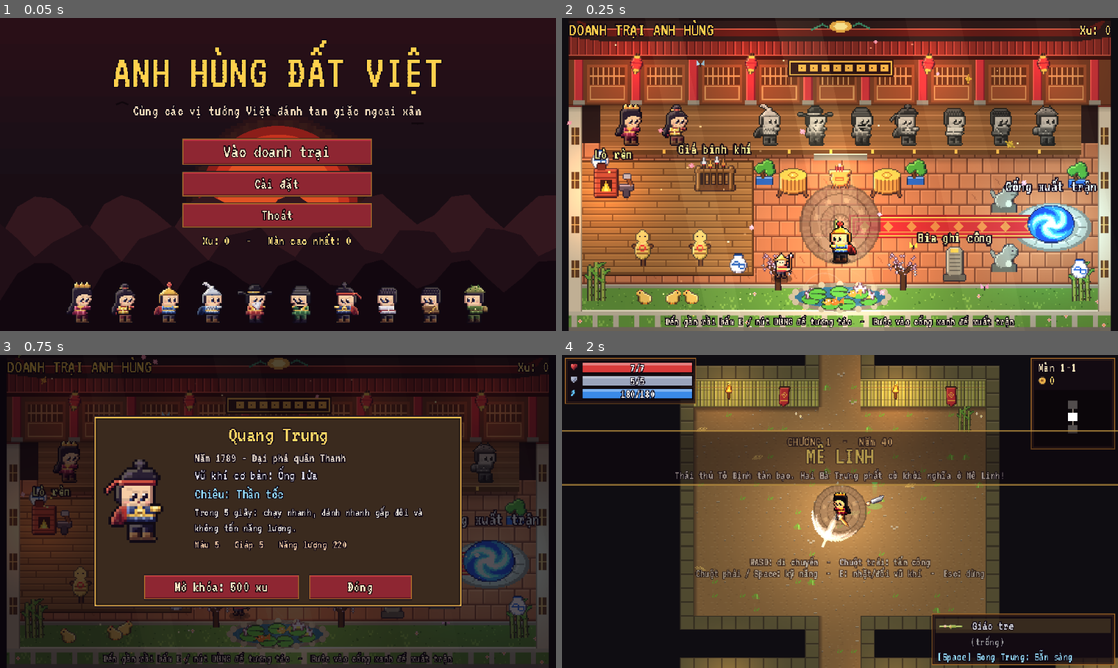
Above: before the commit, frames 1-4 (two rows, left to right).
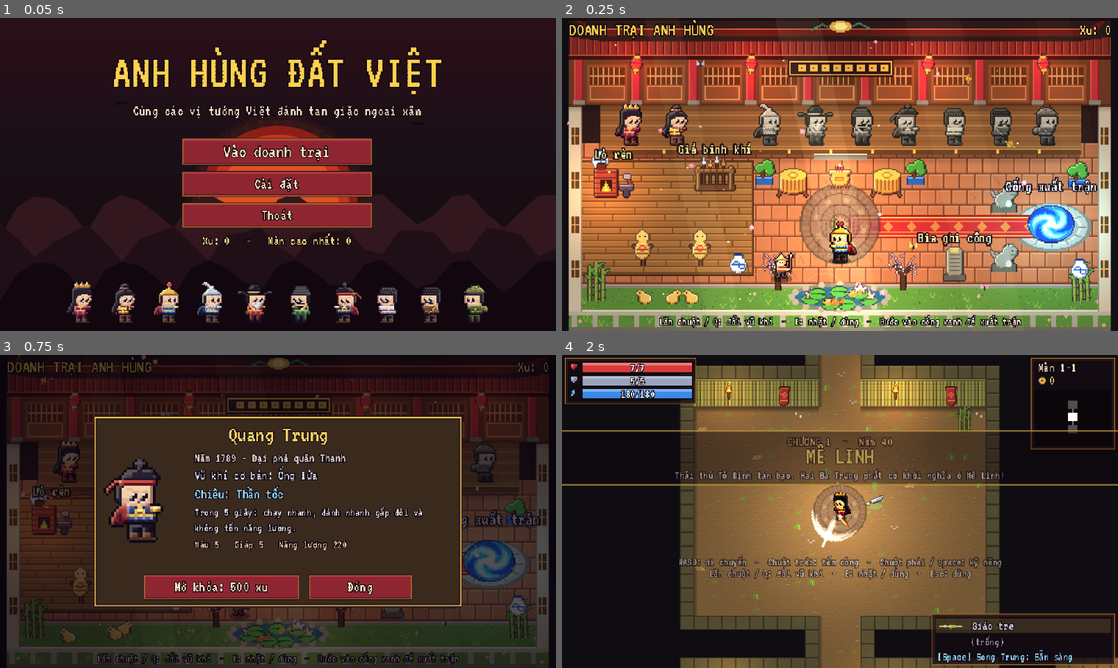
Above: after the commit, the same moments.

Repository: Anhle26-per/anh-hung-dat-viet
Game: Godot game, scene res://tests/smoke_test.tscn
Two runs of this game, one before a commit and one after it. Both use one fixed random seed, a clock stepped at 60 frames per second and the inputs below. This scene is started directly instead of the project's main scene.
Inputs (mouse positions are in pixels of both pictures, inside the frame that each line leads up to):
- Up to frame 1 (0.05 s): no input
- Up to frame 2 (0.25 s): no input
- Up to frame 3 (0.75 s): tap Enter at 0.5 s; move the mouse to (400, 495) at 0.52 s; hold D (move_right) from 0.53 s (still down); hold J (attack) from 0.53 s (still down); click (400, 495) at 0.67 s
- Up to frame 4 (2 s): tap E (swap, bound only before the commit) at 0.8 s; release D (move_right) at 1.25 s; release J (attack) at 1.25 s; drag from (728, 527) to (812, 574) at 1.27 s

Frame 1 is identical in both runs. In frame 2, 1.4% of the frame differs, in the area x 17-83%, y 94-99%; in frame 3, 1.0%; in frame 4, 2.1%, in the area x 21-79%, y 64-72%.

Commit message:
G17: đổi vũ khí bằng lăn chuột

Diff:
--- a/scripts/autoload/global.gd
+++ b/scripts/autoload/global.gd
@@ -569,7 +569,10 @@
 	_add_mouse("attack", MOUSE_BUTTON_LEFT)
 	_add_keys("skill", [KEY_SPACE, KEY_K])
 	_add_mouse("skill", MOUSE_BUTTON_RIGHT)
-	_add_keys("swap", [KEY_E, KEY_Q])
+	_add_keys("swap_weapon", [KEY_Q])
+	_add_mouse("swap_weapon", MOUSE_BUTTON_WHEEL_UP)
+	_add_mouse("swap_weapon", MOUSE_BUTTON_WHEEL_DOWN)
+	_add_keys("interact", [KEY_E])
 	_add_keys("pause", [KEY_ESCAPE, KEY_P])
 	# Tay cầm (để sau này bán trên Steam)
 	_add_axis("move_left", JOY_AXIS_LEFT_X, -1.0)
@@ -579,7 +582,8 @@
 	_add_pad("attack", JOY_BUTTON_A)
 	_add_axis("attack", JOY_AXIS_TRIGGER_RIGHT, 1.0)
 	_add_pad("skill", JOY_BUTTON_B)
-	_add_pad("swap", JOY_BUTTON_Y)
+	_add_pad("swap_weapon", JOY_BUTTON_LEFT_SHOULDER)
+	_add_pad("interact", JOY_BUTTON_Y)
 	_add_pad("pause", JOY_BUTTON_START)
 
 
--- a/scripts/entities/player.gd
+++ b/scripts/entities/player.gd
@@ -171,6 +171,10 @@
 	return WeaponData.get_data(weapons[slot])
 
 
+const SWAP_COOLDOWN := 0.15
+var _swap_cd := 0.0
+
+
 func _refresh_weapon_sprite() -> void:
 	var id: String = weapons[slot]
 	if id == "":
@@ -187,6 +191,7 @@
 	_fire_timer -= delta
 	_invuln -= delta
 	_msg_cd -= delta
+	_swap_cd = maxf(_swap_cd - delta, 0.0)
 	skill_timer = maxf(skill_timer - delta, 0.0)
 	buff_timer = maxf(buff_timer - delta, 0.0)
 	twin_timer = maxf(twin_timer - delta, 0.0)
@@ -230,9 +235,20 @@
 
 	if nearby_pickup != null and not is_instance_valid(nearby_pickup):
 		nearby_pickup = null
-	if Input.is_action_just_pressed("swap") or Global.touch_swap:
+	if Global.touch_swap:
 		Global.touch_swap = false
 		_swap_or_pickup()
+
+
+func _unhandled_input(event: InputEvent) -> void:
+	if dead or get_tree().paused or not is_physics_processing():
+		return
+	if event.is_action_pressed("swap_weapon"):
+		if swap_weapon():
+			get_viewport().set_input_as_handled()
+	elif event.is_action_pressed("interact"):
+		if interact_only():
+			get_viewport().set_input_as_handled()
 
 
 func _process(delta: float) -> void:
@@ -697,6 +713,34 @@
 
 # ------------------------------------------------------------------ Vũ khí
 
+func swap_weapon() -> bool:
+	if dead or get_tree().paused or not is_physics_processing() or _swap_cd > 0.0 or weapons[1 - slot] == "":
+		return false
+	var g = get_tree().get_first_node_in_group("game")
+	if g != null and not g.can_pause():
+		return false
+	slot = 1 - slot
+	_swap_cd = SWAP_COOLDOWN
+	_fire_timer = 0.1
+	_refresh_weapon_sprite()
+	stats_changed.emit()
+	return true
+
+
+func interact_only() -> bool:
+	if dead or get_tree().paused or not is_physics_processing():
+		return false
+	if interact_target != null and is_instance_valid(interact_target):
+		interact_target.interact()
+		return true
+	if nearby_pickup != null and is_instance_valid(nearby_pickup):
+		pick_weapon(nearby_pickup.weapon_id)
+		nearby_pickup.queue_free()
+		nearby_pickup = null
+		return true
+	return false
+
+
 func _swap_or_pickup() -> void:
 	if interact_target != null and is_instance_valid(interact_target):
 		interact_target.interact()
--- a/scripts/game/room.gd
+++ b/scripts/game/room.gd
@@ -251,7 +251,7 @@
 		lines = ["Cần gạt trái: di chuyển (tự ngắm giặc gần nhất)",
 			"Nút phải: Đánh - Kỹ năng - Đổi/Nhặt vũ khí"]
 	else:
-		lines = ["WASD: di chuyển  -  Chuột trái: tấn công",
-			"Chuột phải / Space: kỹ năng  -  E: nhặt/đổi vũ khí  -  Esc: dừng"]
+		lines = ["WASD: di chuyển  -  Chuột trái: tấn công  -  Chuột phải / Space: kỹ năng",
+			"Lăn chuột / Q: đổi vũ khí  -  E: nhặt / dùng  -  Esc: dừng"]
 	for i in lines.size():
 		Art.draw_text(self, c + Vector2(0, 62 + i * 13), lines[i], 13, Color(1, 1, 1, 0.6))
--- a/scripts/ui/lobby_ui.gd
+++ b/scripts/ui/lobby_ui.gd
@@ -29,7 +29,7 @@
 	_coin_label.size = Vector2(112, 20)
 	_coin_label.horizontal_alignment = HORIZONTAL_ALIGNMENT_RIGHT
 	top.add_child(_coin_label)
-	var hint := UI.label("Đến gần rồi bấm E / nút DÙNG để tương tác  -  Bước vào cổng xanh để xuất trận", 13, Color(0.95, 0.9, 0.8))
+	var hint := UI.label("Lăn chuột / Q: đổi vũ khí  -  E: nhặt / dùng  -  Bước vào cổng xanh để xuất trận", 13, Color(0.95, 0.9, 0.8))
 	hint.set_anchors_preset(Control.PRESET_BOTTOM_WIDE)
 	hint.position.y = -18
 	hint.mouse_filter = Control.MOUSE_FILTER_IGNORE
--- /dev/null
+++ b/tests/input_test.gd
@@ -0,0 +1,116 @@
+extends Node
+## Kiểm thử thẻ G17: tách đổi vũ khí (lăn chuột / Q, có khoảng nghỉ 0.15s) và tương tác (E).
+## Chạy: godot --headless --path . res://tests/input_test.tscn -> in "INPUT TEST OK"
+
+const Player = preload("res://scripts/entities/player.gd")
+const Pickup = preload("res://scripts/entities/pickup.gd")
+
+var _fail: int = 0
+
+
+func _check(cond: bool, msg: String) -> void:
+	if not cond:
+		_fail += 1
+		push_error("KIỂM THỬ THẤT BẠI: " + msg)
+		print("  THẤT BẠI: ", msg)
+
+
+func _frames(n: int) -> void:
+	for i in n:
+		await get_tree().process_frame
+
+
+func _send_wheel(btn: MouseButton) -> void:
+	var ev := InputEventMouseButton.new()
+	ev.button_index = btn
+	ev.pressed = true
+	Input.parse_input_event(ev)
+	var ev_up := InputEventMouseButton.new()
+	ev_up.button_index = btn
+	ev_up.pressed = false
+	Input.parse_input_event(ev_up)
+
+
+func _send_key(k: Key) -> void:
+	var ev := InputEventKey.new()
+	ev.physical_keycode = k
+	ev.pressed = true
+	Input.parse_input_event(ev)
+	var ev_up := InputEventKey.new()
+	ev_up.physical_keycode = k
+	ev_up.pressed = false
+	Input.parse_input_event(ev_up)
+
+
+func _ready() -> void:
+	process_mode = Node.PROCESS_MODE_ALWAYS
+	get_tree().create_timer(30.0).timeout.connect(func():
+		print("INPUT TEST FAILED: quá thời gian")
+		get_tree().quit(1))
+	await _frames(2)
+	await _run()
+	if _fail == 0:
+		print("INPUT TEST OK")
+		get_tree().quit(0)
+	else:
+		print("INPUT TEST FAILED: %d lỗi" % _fail)
+		get_tree().quit(1)
+
+
+func _run() -> void:
+	var world := Node2D.new()
+	add_child(world)
+	var p := Player.new()
+	p.setup("ngo_quyen")
+	p.weapons = ["giao_tre", "kiem"]
+	world.add_child(p)
+	p.slot = 0
+	p._refresh_weapon_sprite()
+	await _frames(2)
+
+	print("== 1. Lăn chuột 1 lần đổi vũ khí")
+	_send_wheel(MOUSE_BUTTON_WHEEL_UP)
+	await _frames(2)
+	_check(p.slot == 1, "lăn chuột không đổi sang ô 1: slot=%d" % p.slot)
+
+	print("== 2. Lăn chuột 2 lần trong 0.1 giây chỉ đổi 1 lần")
+	await get_tree().create_timer(0.2).timeout
+	_send_wheel(MOUSE_BUTTON_WHEEL_DOWN)
+	await get_tree().create_timer(0.05).timeout
+	_send_wheel(MOUSE_BUTTON_WHEEL_DOWN)
+	await _frames(2)
+	_check(p.slot == 0, "lăn chuột 2 lần trong 0.1s lại đổi 2 lần: slot=%d" % p.slot)
+
+	print("== 3. E khi có vũ khí dưới chân thì nhặt")
+	var pk := Pickup.new()
+	pk.kind = "weapon"
+	pk.weapon_id = "ma_tau"
+	pk.position = p.global_position
+	world.add_child(pk)
+	await _frames(3)
+	_check(p.nearby_pickup == pk, "không nhận ra vũ khí dưới chân")
+	_send_key(KEY_E)
+	await _frames(2)
+	_check(p.weapons[0] == "ma_tau", "bấm E không nhặt vũ khí: weapons=%s" % str(p.weapons))
+	for ch in world.get_children():
+		if ch is Pickup:
+			ch.queue_free()
+	p.nearby_pickup = null
+	await _frames(2)
+
+	print("== 4. E khi không có gì dưới chân KHÔNG đổi ô")
+	var before_slot: int = p.slot
+	_send_key(KEY_E)
+	await _frames(2)
+	_check(p.slot == before_slot, "bấm E khi trống lại đổi ô từ %d sang %d" % [before_slot, p.slot])
+
+	print("== 5. Lăn chuột khi game tạm dừng không đổi vũ khí")
+	await get_tree().create_timer(0.2).timeout
+	get_tree().paused = true
+	_send_wheel(MOUSE_BUTTON_WHEEL_UP)
+	await _frames(2)
+	get_tree().paused = false
+	_check(p.slot == before_slot, "lăn chuột khi tạm dừng vẫn đổi ô: slot=%d" % p.slot)
+
+	world.queue_free()
+	await _frames(2)
--- /dev/null
+++ b/tests/input_test.tscn
@@ -0,0 +1,6 @@
+[gd_scene load_steps=2 format=3]
+
+[ext_resource type="Script" path="res://tests/input_test.gd" id="1"]
+
+[node name="InputTest" type="Node"]
+script = ExtResource("1")
